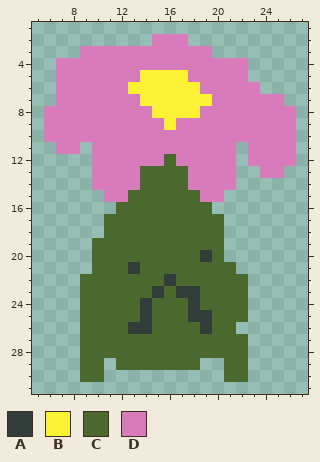
Two versions of one pixel-art sprite, Assets/Art/FlowerEnemy/FlowerEnemyMove/FlowerEnemyMove4.png. Above: the version before the commit.
The file is 32x32 pixels. Shown: x 5..27, y 1..31.
Palette (. is transparent): A #323c39  B #fbf236  C #4b692f  D #d77bba
Pixels before, first column x 6:
 2 .........DDD.........
 3 ...DDDDDDDDDDD.......
 4 .DDDDDDDDDDDDDDDD....
 5 .DDDDDDDBBBBDDDDD....
 6 .DDDDDDBBBBBBDDDDD...
 7 .DDDDDDDBBBBBBDDDDDD.
 8 DDDDDDDDDBBBBDDDDDDDD
 9 DDDDDDDDDDBDDDDDDDDDD
10 DDDDDDDDDDDDDDDDDDDDD
11 .DD.DDDDDDDDDDDD.DDDD
12 ....DDDDDDCDDDDD.DDDD
13 ....DDDDCCCCDDDD..DD.
14 ....DDDDCCCCDDDD.....
15 .....DDCCCCCCDD......
16 ......CCCCCCCC.......
17 .....CCCCCCCCCC......
18 .....CCCCCCCCCC......
19 ....CCCCCCCCCCC......
20 ....CCCCCCCCCAC......
21 ....CCCACCCCCCCC.....
22 ...CCCCCCCACCCCCC....
23 ...CCCCCCACAACCCC....
24 ...CCCCCACCCACCCC....
25 ...CCCCCACCCAACCC....
26 ...CCCCAACCCCACC.....
27 ...CCCCCCCCCCCCCC....
28 ...CCCCCCCCCCCCCC....
29 ...CC.CCCCCCC..CC....
30 ...CC..........CC....
Once edited:
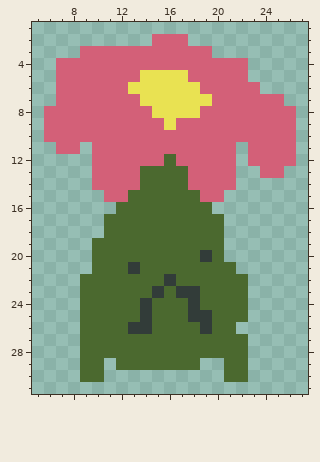
The exact change:
{"colour":"B","old":"#fbf236","new":"#e9e252"}
{"colour":"D","old":"#d77bba","new":"#d36078"}
{"label":"changed","picture_box":[44,34,296,202]}
